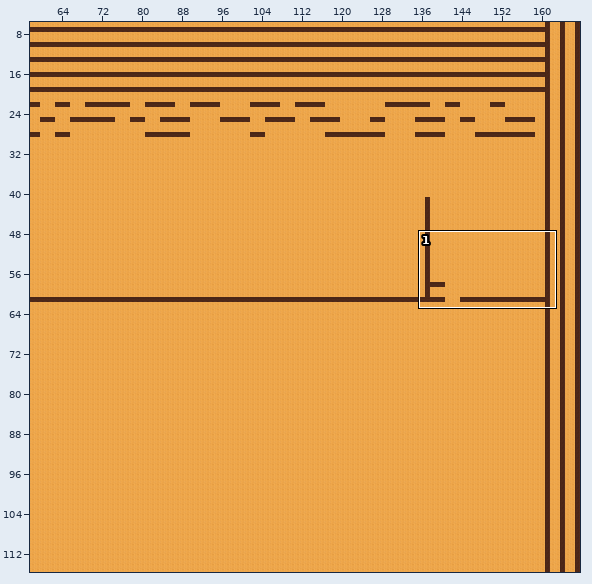
One commit to this Tiled map: P1 - CC - Corea Concurso/Art + Sprites/Mapa tiled estantería/estantería.tmx. Above, an overview of the earlier version with the close-up marked.
Close-up. First the earlier version:
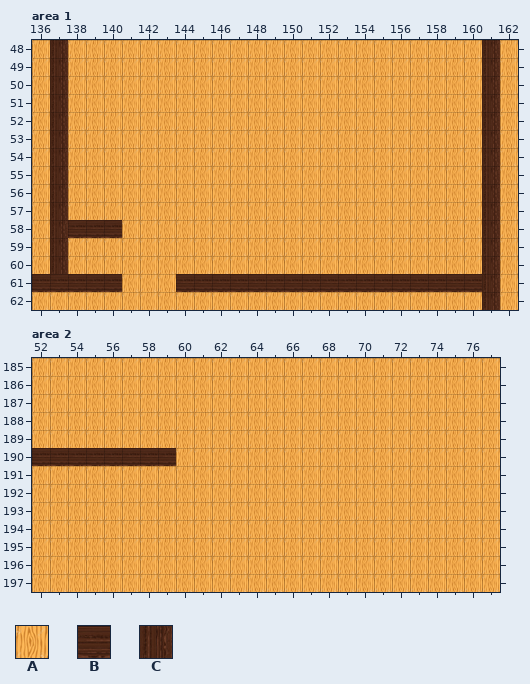
Cells are 32x32 px. Shown: area 1 x 136..162, y 48..62; area 2 x 52..77, y 185..197. The commit also changed other parts of the map, which this record leaves out.
Key: from "MF": A 0; from "MHC": B 0; from "MVC": C 0.
_ is an empty cell.
Layers that did not change in this view are not listed.
Layer "plataformas" before, area 1, first column x 136:
48 _C_________________________
49 _C_________________________
50 _C_________________________
51 _C_________________________
52 _C_________________________
53 _C_________________________
54 _C_________________________
55 _C_________________________
56 _C_________________________
57 _C_________________________
58 _CBBB______________________
59 _C_________________________
60 _C_________________________
61 BBBBBAAABBBBBBBBBBBBBBBBB__
62 ___________________________
Layer "plataformas" before, area 2, first column x 52:
185 __________________________
186 __________________________
187 __________________________
188 __________________________
189 __________________________
190 BBBBBBBB__________________
191 __________________________
192 __________________________
193 __________________________
194 __________________________
195 __________________________
196 __________________________
197 __________________________
Once edited:
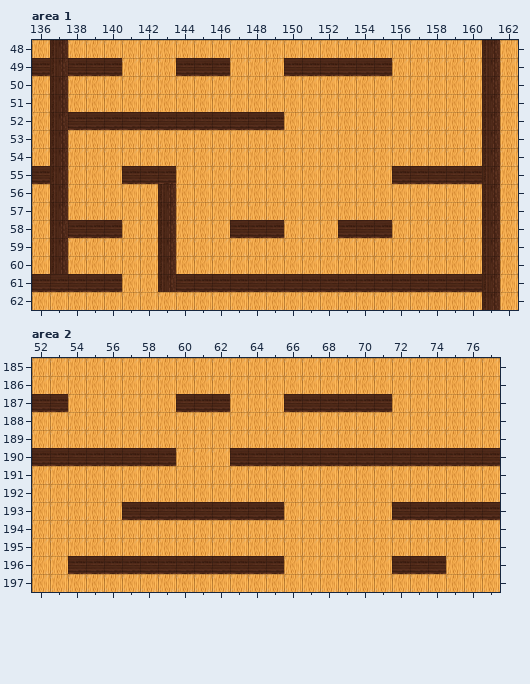
From old to new:
Changed rows in their new state; . is an unchanged cell.
Layer "plataformas", area 1:
first column x 136:
49 B.BBB...BBB...BBBBBB.....
52 ..BBBBBBBBBBBB...........
55 B....BBB............BBBBB
56 .......C.................
57 .......C.................
58 .......C...BBB...BBB.....
59 .......C.................
60 .......C.................
61 .......C.................
Layer "plataformas", area 2:
first column x 52:
187 BB......BBB...BBBBBB......
190 ...........BBBBBBBBBBBBBBB
193 .....BBBBBBBBB......BBBBBB
196 ..BBBBBBBBBBBB......BBB...
